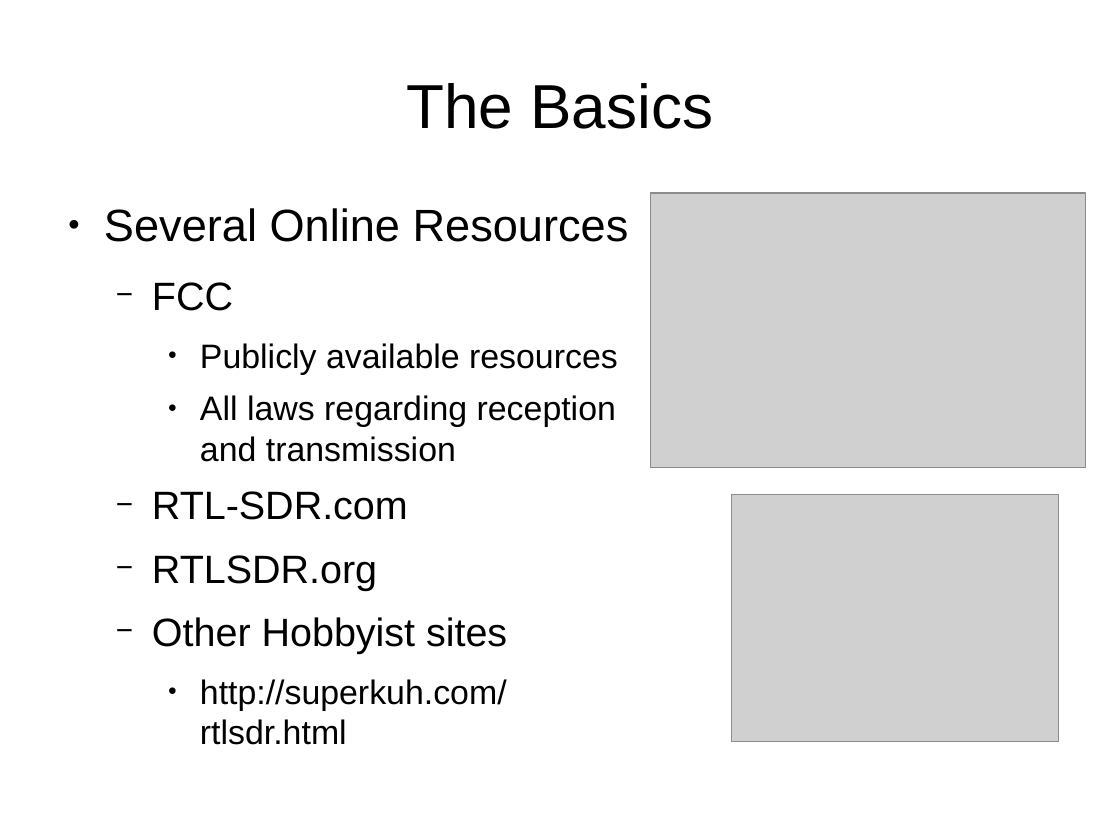
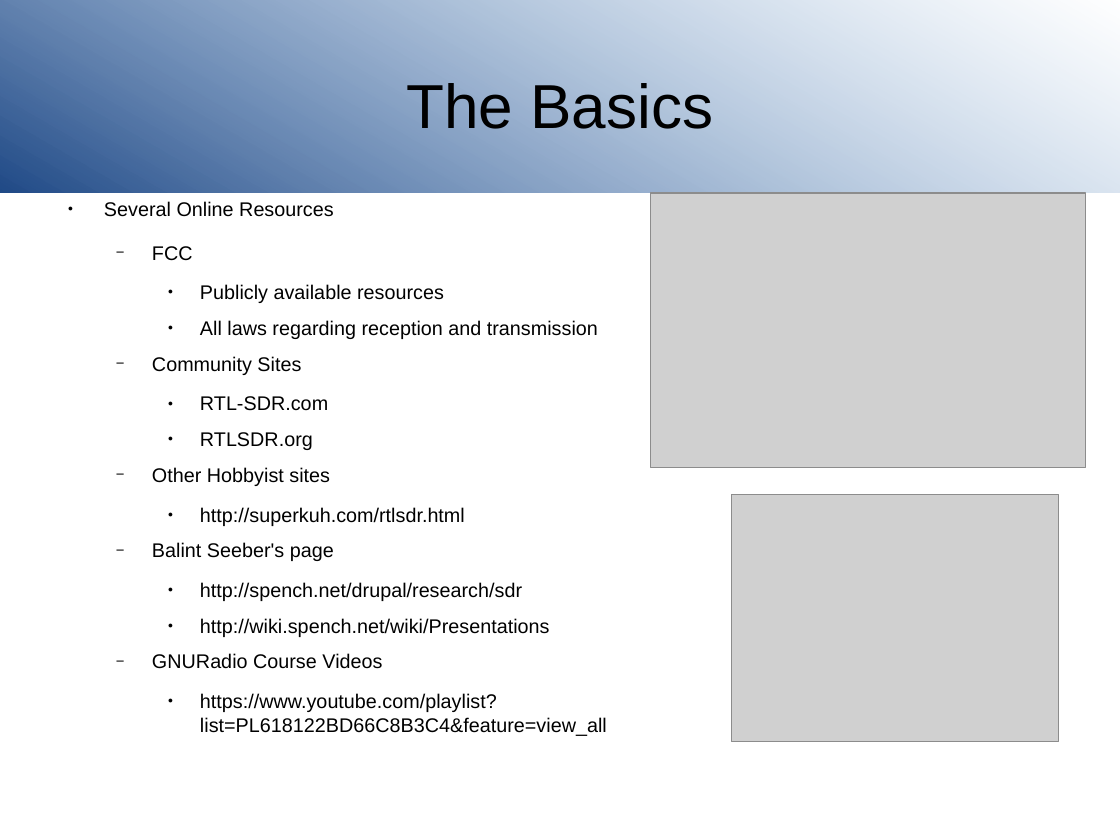
Before and after one commit to joeblankenship1/SDR, a slide deck: slide 11 of SDRclassPresentation.odp. Drawn at 1120x840 pixels with LibreOffice and Linux fonts; fonts in the diff are those of the drawing; grey boxes stand for pictures; background and template pictures are left out. Boxes give left, top, right and bottom in pixels: in the first picture for what was removed or moved away, otherwise in the second. Text is boxed around its words. In the diff, an @@ line names an element or a change of style, - is before the commit and + after.

```diff
--- a/SDRclassPresentation.odp
+++ b/SDRclassPresentation.odp
@@ rectangle added at <box>0,0,1120,193</box>, fill gradient #204A87 to #729FCF @@
@@ text at <box>104,201,598,526</box>: size 32 to 14 pt in "Several Online Resources"; size 28 to 14 pt in "FCC", "RTL-SDR.com", "RTLSDR.org", "Other Hobbyist sites"; size 24 to 14 pt in "Publicly available resources", "All laws regarding reception and transmission", "http://superkuh.com/rtlsdr.html"; bullet − to ●; list level 2 to 3 in "RTL-SDR.com"; list level 2 to 3 in "RTLSDR.org" @@
@@ text at <box>152,356,301,375</box>: paragraph added @@
+  − Community Sites
@@ text at <box>152,542,607,736</box>: paragraphs added @@
+  − Balint Seeber's page
+    ● http://spench.net/drupal/research/sdr
+    ● http://wiki.spench.net/wiki/Presentations
+  − GNURadio Course Videos
+    ● https://www.youtube.com/playlist?list=PL618122BD66C8B3C4&feature=view_all
```
Also in this commit, not shown: 13 other slides changed.
